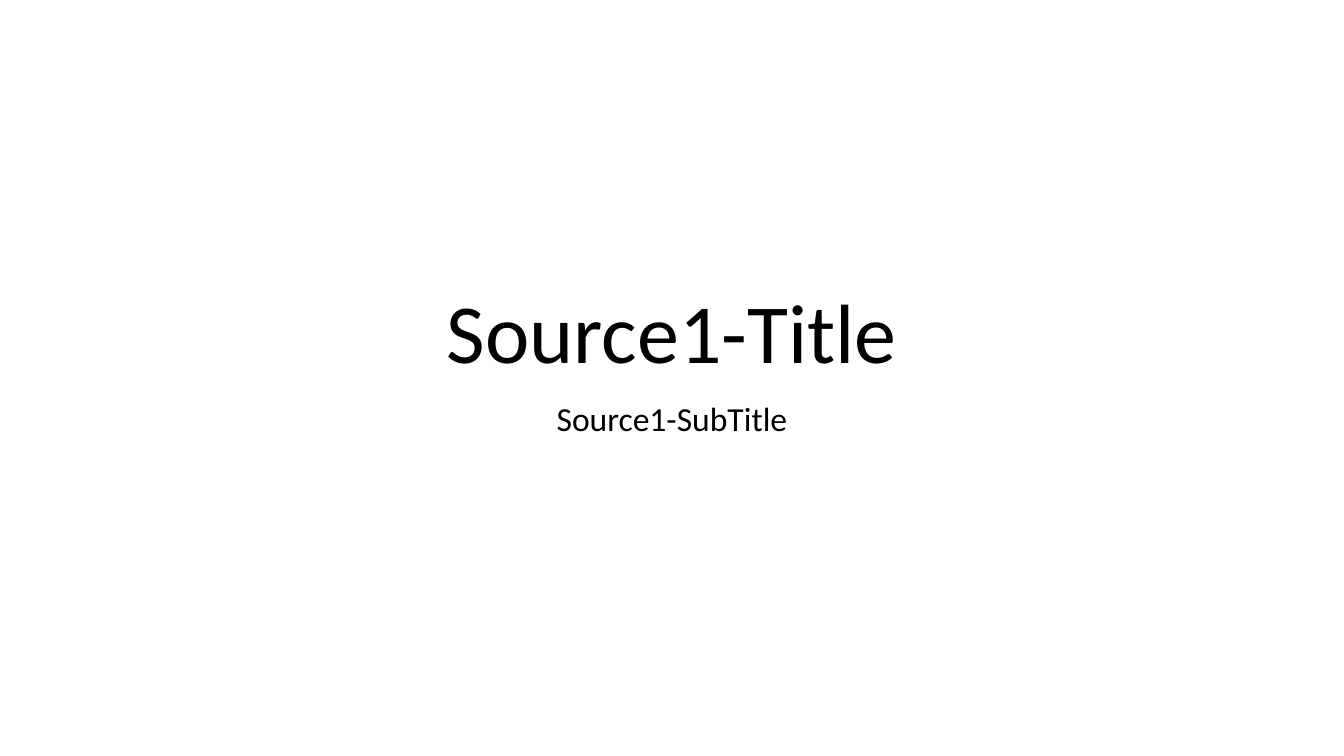
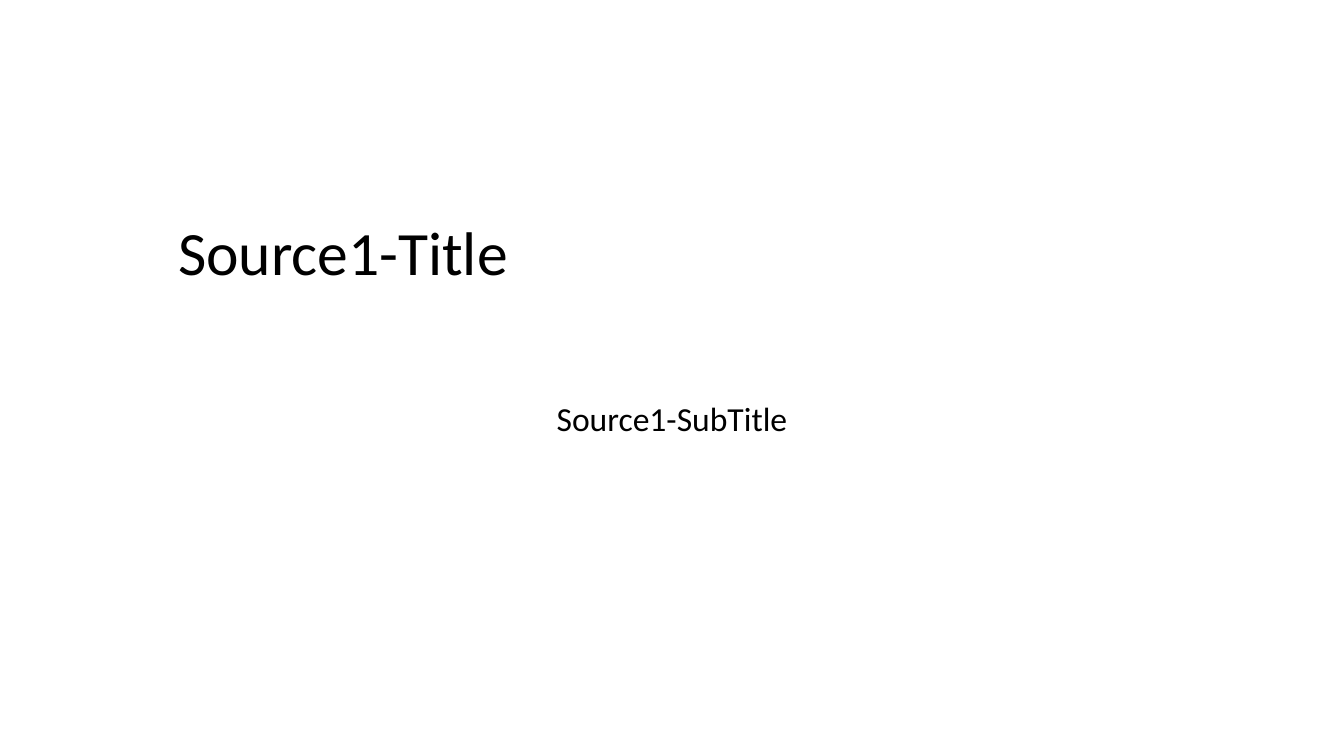
Before and after one commit to timcolson/slidebuilder, a slide deck: slide 1 of source1.pptx. Drawn at 1344x756 pixels with LibreOffice and Linux fonts; fonts in the diff are those of the drawing. Boxes give left, top, right and bottom in pixels: in the first picture for what was removed or moved away, otherwise in the second. Text is boxed around its words. In the diff, an @@ line names an element or a change of style, - is before the commit and + after.

```diff
--- a/source1.pptx
+++ b/source1.pptx
@@ title "Source1-Title" at [178,232,508,276]: size 60 to 44 pt; alignment centre to left; vertical alignment bottom to middle @@
```
Also in this commit, not shown: 2 other slides changed.
